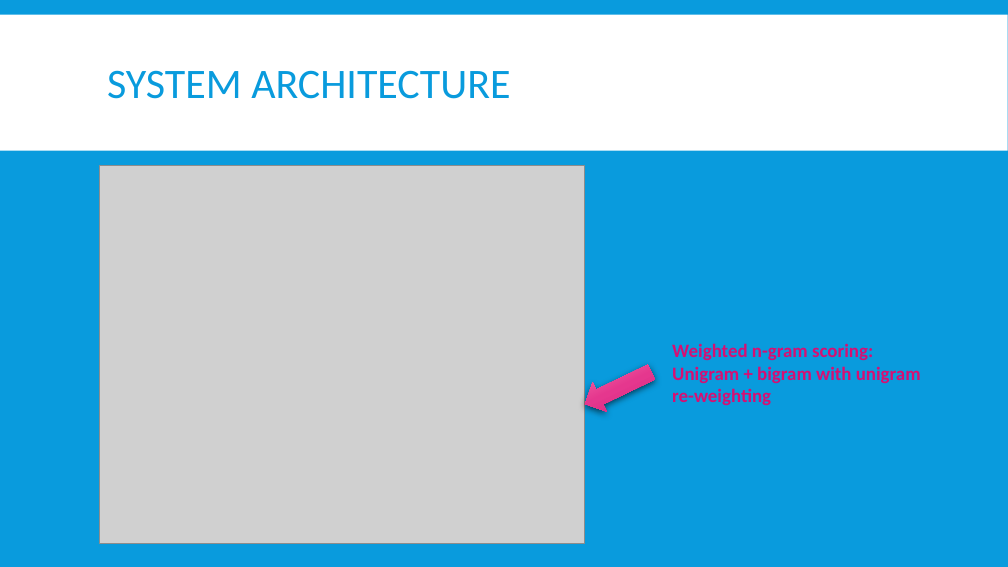
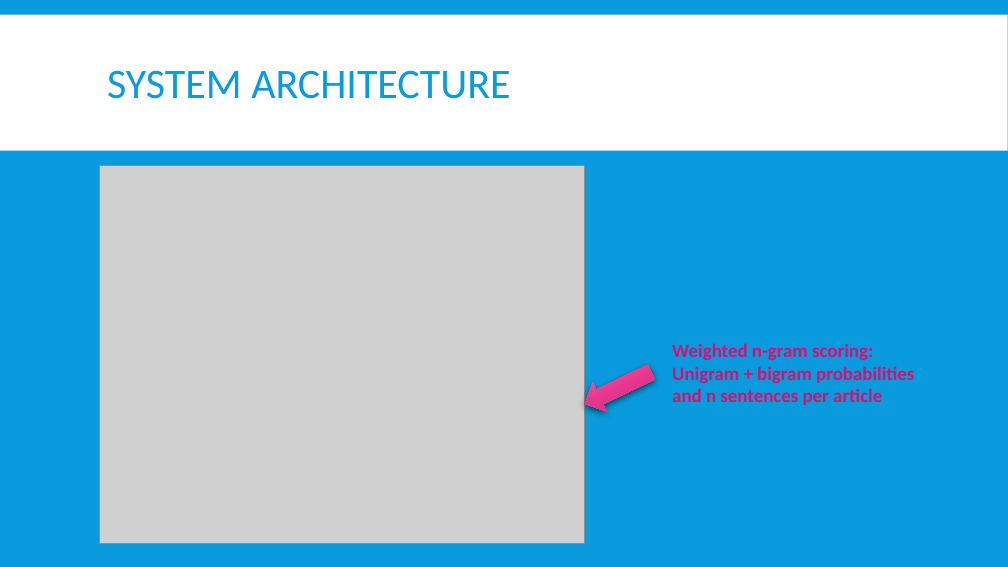
Before and after one commit to Mindful/ling-573, a slide deck: slide 4 of doc/D4_presentation.pptx (slide 3 before the commit). Drawn at 1008x567 pixels with LibreOffice and Linux fonts; fonts in the diff are those of the drawing; grey boxes stand for pictures. Boxes give left, top, right and bottom in pixels: in the first picture for what was removed or moved away, otherwise in the second. Text is boxed around its words. In the diff, an @@ line names an element or a change of style, - is before the commit and + after.

```diff
--- a/doc/D4_presentation.pptx
+++ b/doc/D4_presentation.pptx
@@ text at <box>672,366,914,405</box>: text changed @@
-Unigram + bigram with unigram re-weighting
+Unigram + bigram probabilities and n sentences per article
```
Also in this commit, not shown: 12 other slides changed, 9 slides added.
